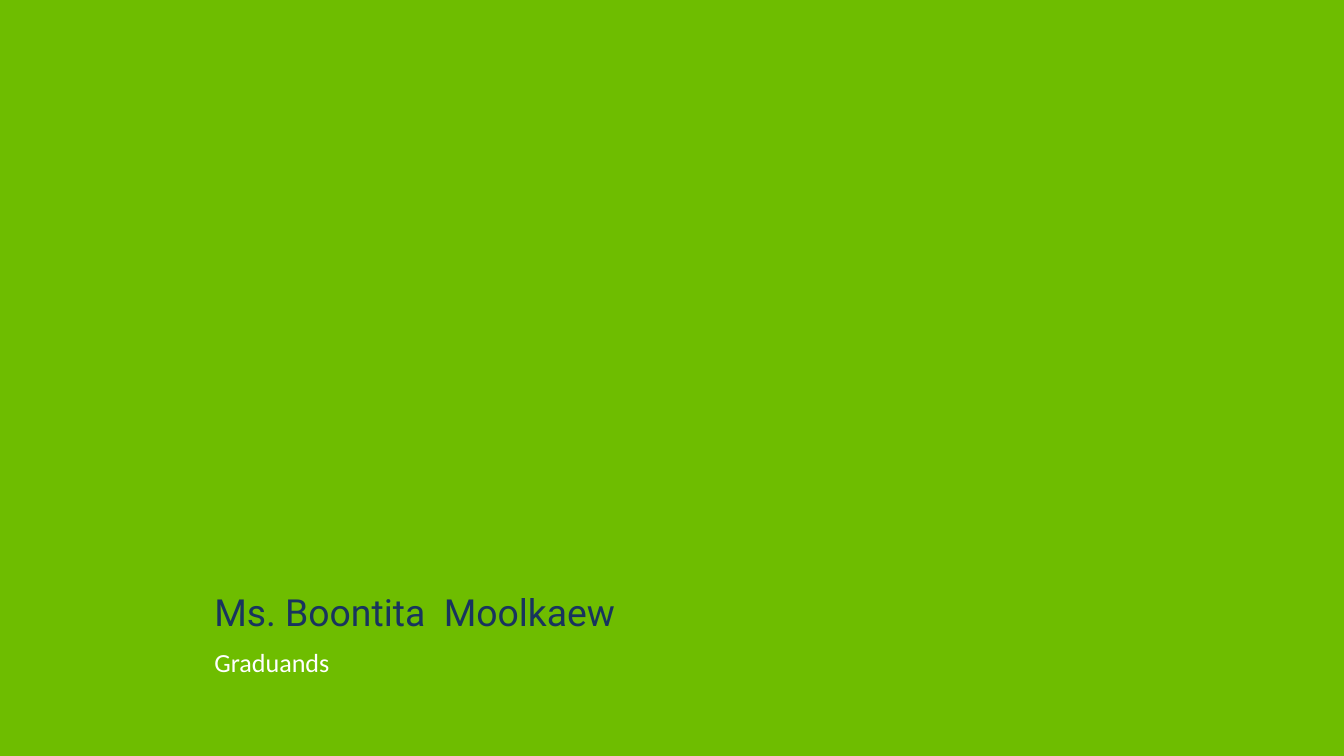
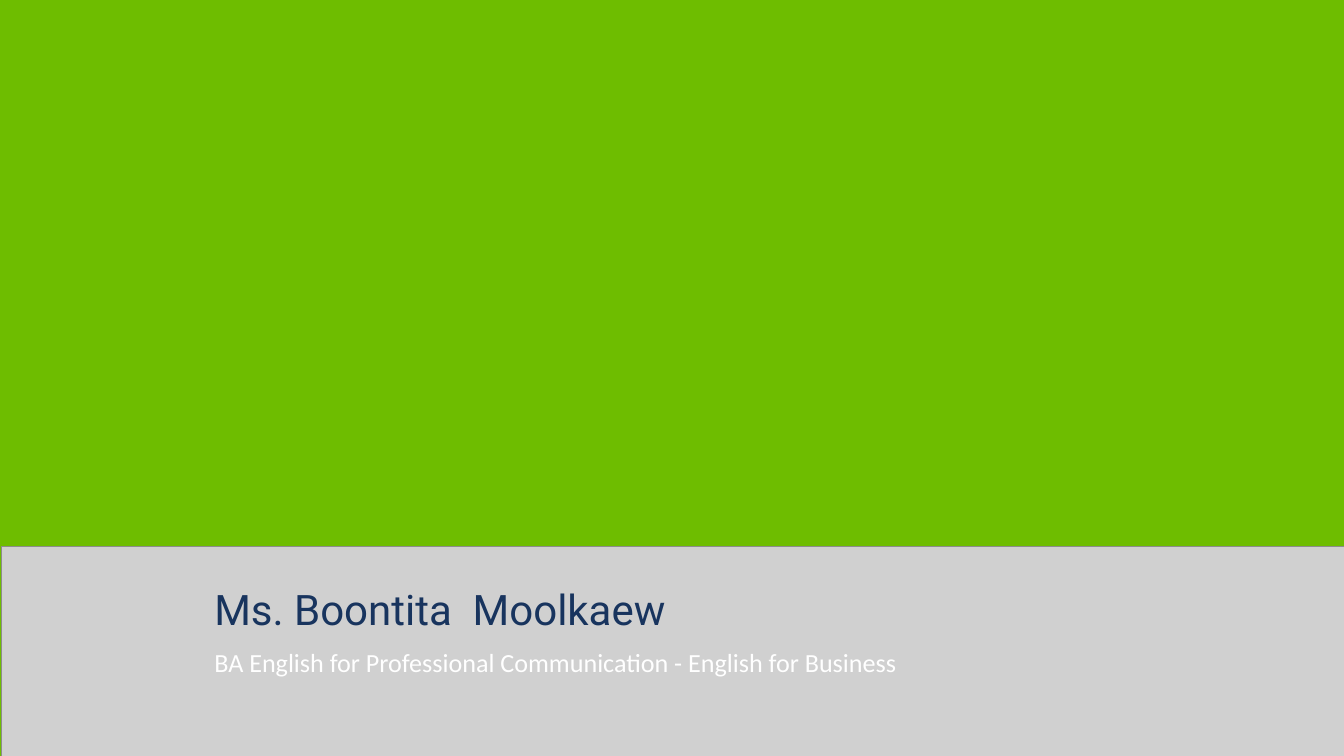
Before and after one commit to p-e-koko/excel_to_lowerthird, a slide deck: slide 23 of lowerthirds.pptx. Drawn at 1344x756 pixels with LibreOffice and Linux fonts; fonts in the diff are those of the drawing; grey boxes stand for pictures; background and template pictures are left out. Boxes give left, top, right and bottom in pixels: in the first picture for what was removed or moved away, otherwise in the second. Text is boxed around its words. In the diff, an @@ line names an element or a change of style, - is before the commit and + after.

```diff
--- a/lowerthirds.pptx
+++ b/lowerthirds.pptx
@@ picture added at (x1=1, y1=546, x2=1344, y2=756) @@
@@ text "Ms. Boontita Moolkaew" at (x1=214, y1=593, x2=666, y2=626): size 40 to 45 pt @@
@@ text at (x1=214, y1=654, x2=896, y2=676): text changed @@
-Graduands
+BA English for Professional Communication - English for Business
```
Also in this commit, not shown: 202 other slides changed, 2 slides added, 2 slides removed, 3 other files.
